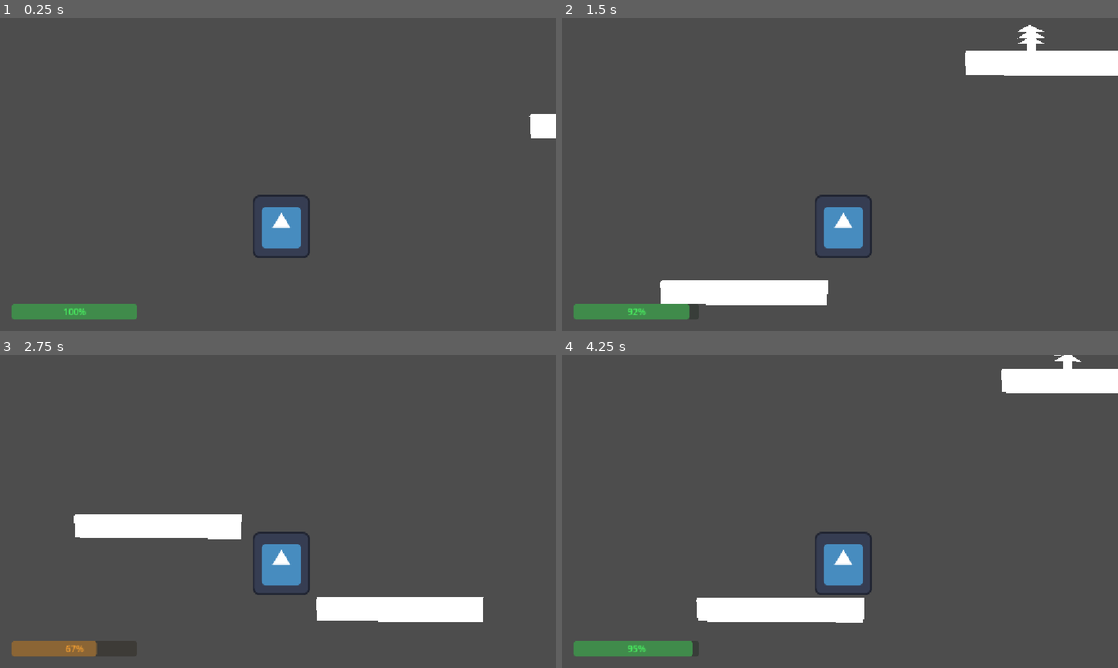
Above: before the commit, frames 1-4 (two rows, left to right).
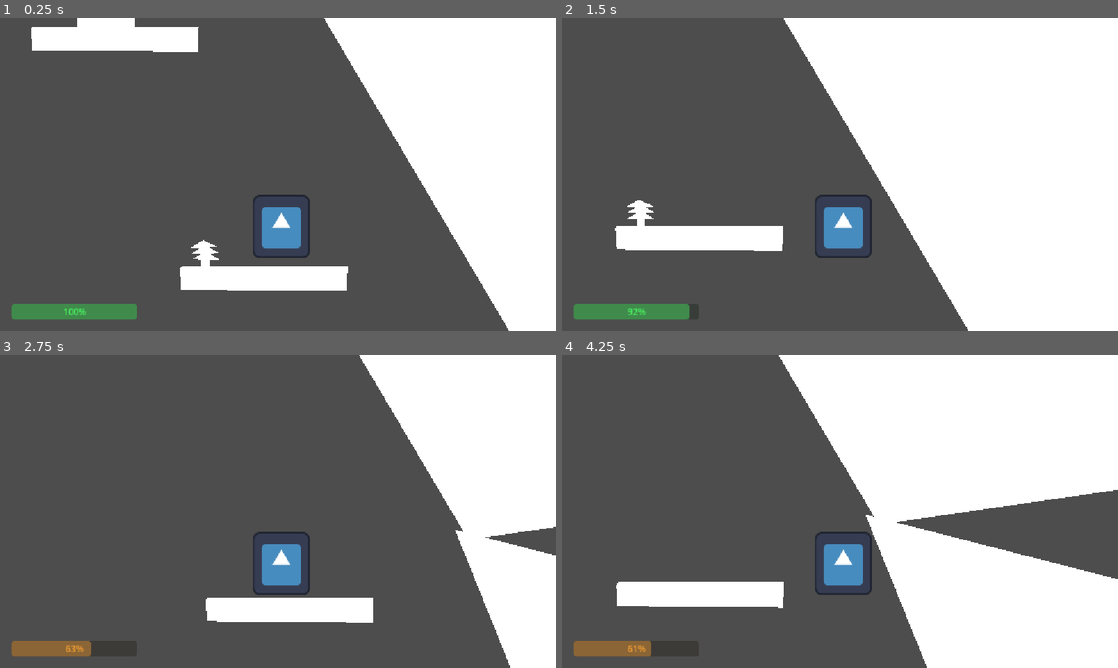
Above: after the commit, the same moments.

Repository: roycenstrom0/RS_climb_up_mountain
Game: Godot game, scene res://sandbox.tscn
Same seed, same stepped clock (60 frames per second), same inputs: the game is played once before the commit and once after it. The engine's default icon, where the game draws it, is replaced by a stand-in: a white triangle on a blue panel in a dark square.
Inputs:
- Up to frame 1 (0.25 s): no input
- Up to frame 2 (1.5 s): tap Enter (ui_accept) at 0.5, 0.77 s; hold Right (ui_right) from 0.53 s (still down)
- Up to frame 3 (2.75 s): tap Enter (ui_accept) at 1.52 s; release Right (ui_right) at 2.03 s; hold Left (ui_left) from 2.03 s (still down)
- Up to frame 4 (4.25 s): release Left (ui_left) at 2.78 s; hold Right (ui_right) from 2.78 s (still down); tap Enter (ui_accept) at 3.02, 3.77 s

The runs differ from the first frame. In frame 1, 30% of the frame differs, in the area x 5-100%, y 0-100%; in frame 2, 46%, in the area x 9-100%, y 0-100%; in frame 3, 25%; in frame 4, 44%.

Commit message:
failing to fix my portal from last class
i keep getting error about the portal being unable to find why worldpt_1

Diff:
--- a/cave_or_exittoworld.gd
+++ b/cave_or_exittoworld.gd
@@ -1,11 +1,47 @@
 extends Area2D
 
+## Assign the scene for the next world in the Inspector.
+## NOTE: this value is stored per-instance in the scene that *owns* this node,
+## so every portal placed in every world needs its own assignment.
+@export var next_world: PackedScene
+@export var player_group: StringName = &"player"
 
-# Called when the node enters the scene tree for the first time.
-func _ready() -> void:
-	pass # Replace with function body.
+var is_changing_world: bool = false
 
 
-# Called every frame. 'delta' is the elapsed time since the previous frame.
-func _process(delta: float) -> void:
-	pass
+func _ready() -> void:
+	monitoring = true
+
+	if not body_entered.is_connected(_on_body_entered):
+		body_entered.connect(_on_body_entered)
+
+	# Fail loudly in the editor/Output the moment the scene loads,
+	# instead of only when the player touches the portal.
+	if next_world == null:
+		push_warning("Portal %s has no Next World assigned — it will not work." % get_path())
+	else:
+		print("Portal %s -> %s" % [get_path(), next_world.resource_path])
+
+
+func _on_body_entered(body: Node2D) -> void:
+	# Prevent the portal from trying to change scenes more than once.
+	if is_changing_world:
+		return
+
+	if not body.is_in_group(player_group):
+		return
+
+	if next_world == null:
+		push_error("Portal: Assign the Next World scene in the Inspector. (%s)" % get_path())
+		return
+
+	is_changing_world = true
+	set_deferred(&"monitoring", false)  # stop further overlaps while we swap scenes
+
+	# Godot 4 defers the actual switch to the end of the frame, so this is
+	# safe to call from a physics callback. It returns an Error we can check.
+	var err: Error = get_tree().change_scene_to_packed(next_world)
+	if err != OK:
+		is_changing_world = false
+		set_deferred(&"monitoring", true)
+		push_error("Portal: failed to change scene (%s), error %d" % [next_world.resource_path, err])
--- a/cave_or_exittoworld.tscn
+++ b/cave_or_exittoworld.tscn
@@ -1,4 +1,7 @@
 [gd_scene format=3 uid="uid://v7eoneor24wg"]
+
+[ext_resource type="Script" uid="uid://boawwda8q7boc" path="res://worldpt_1.tscn" id="1_ugrr7"]
+[ext_resource type="PackedScene" uid="uid://dqh7hutsflbrp" path="res://sandbox.tscn" id="2_ej60d"]
 
 [sub_resource type="CapsuleShape2D" id="CapsuleShape2D_uw6ub"]
 radius = 53.0
@@ -6,6 +9,8 @@
 
 [node name="cave_or_exittoworld" type="Area2D" unique_id=1445704855]
 position = Vector2(513, 247)
+script = ExtResource("1_ugrr7")
+next_world = ExtResource("2_ej60d")
 
 [node name="Polygon2D" type="Polygon2D" parent="." unique_id=266492868]
 position = Vector2(80, 9)
--- a/sandbox.tscn
+++ b/sandbox.tscn
@@ -7,13 +7,14 @@
 [ext_resource type="PackedScene" uid="uid://b8yttj3igq754" path="res://mountainwallv2.tscn" id="5_ypj6x"]
 [ext_resource type="PackedScene" uid="uid://b7sbvt6eglumf" path="res://fog.tscn" id="6_ypj6x"]
 [ext_resource type="PackedScene" uid="uid://bxq5yx28tbbbw" path="res://poison_bush.tscn" id="7_0fpt2"]
+[ext_resource type="PackedScene" uid="uid://v7eoneor24wg" path="res://cave_or_exittoworld.tscn" id="8_0fpt2"]
 
 [node name="torial" type="Node2D" unique_id=213354541]
 position = Vector2(326, 176)
 script = ExtResource("1_rvmsc")
 
 [node name="climber_player" parent="." unique_id=98054088 groups=["death"] instance=ExtResource("2_p7lbm")]
-position = Vector2(40, -97)
+position = Vector2(-24, -2302)
 
 [node name="plateform2m" parent="." unique_id=1639055123 instance=ExtResource("1_cojph")]
 position = Vector2(978, 279)
@@ -77,3 +78,6 @@
 
 [node name="poison_bush3" parent="." unique_id=1798629734 instance=ExtResource("7_0fpt2")]
 position = Vector2(665, -399)
+
+[node name="cave_or_exittoworld" parent="." unique_id=1445704855 instance=ExtResource("8_0fpt2")]
+position = Vector2(-369, -2714)
--- a/worldpt_1.tscn
+++ b/worldpt_1.tscn
@@ -4,6 +4,8 @@
 [ext_resource type="PackedScene" uid="uid://cdhkarwd0hnox" path="res://plateform.tscn" id="2_clibv"]
 [ext_resource type="PackedScene" uid="uid://qqm65v7jidnj" path="res://mountainwall.tscn" id="3_3jpig"]
 [ext_resource type="PackedScene" uid="uid://b8yttj3igq754" path="res://mountainwallv2.tscn" id="4_clibv"]
+[ext_resource type="PackedScene" uid="uid://v7eoneor24wg" path="res://cave_or_exittoworld.tscn" id="5_3jpig"]
+[ext_resource type="PackedScene" path="sandbox.tscn" id="6_xew8r"]
 
 [node name="worldpt1" type="Node2D" unique_id=2037389333]
 
@@ -57,3 +59,7 @@
 
 [node name="v2mountain" parent="." unique_id=202055447 instance=ExtResource("4_clibv")]
 position = Vector2(929, -1985)
+
+[node name="cave_or_exittoworld" parent="." unique_id=1445704855 instance=ExtResource("5_3jpig")]
+position = Vector2(-3134, -5876)
+next_world = ExtResource("6_xew8r")
